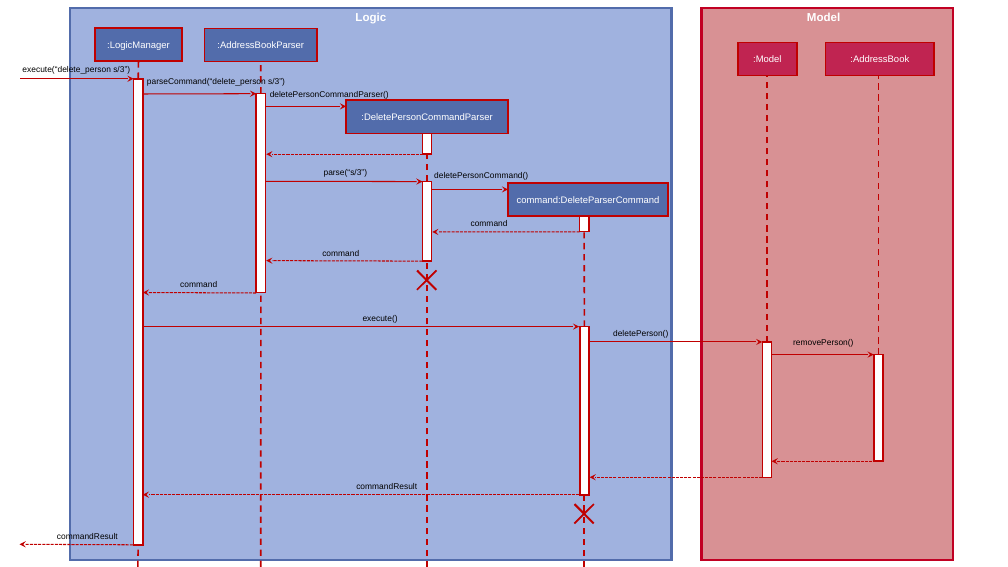
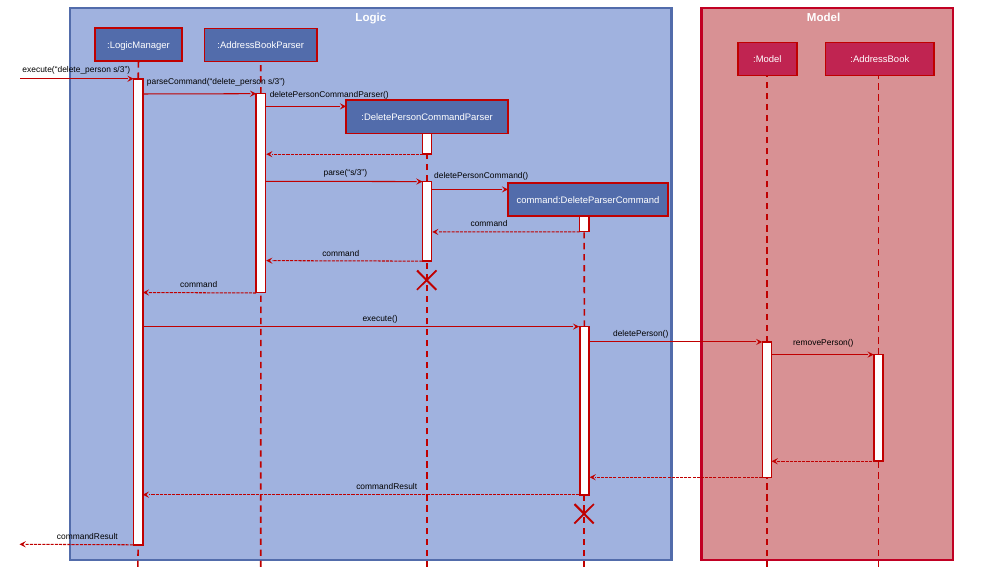
Before and after one commit to nus-cs2103-AY2021S2/tp, a slide deck: slide 1 of docs/diagrams/DeletePersonSequenceDiagram.pptx. Drawn at 1008x567 pixels with LibreOffice and Linux fonts; fonts in the diff are those of the drawing. Boxes give left, top, right and bottom in pixels: in the first picture for what was removed or moved away, otherwise in the second. Text is boxed around its words. In the diff, an @@ line names an element or a change of style, - is before the commit and + after.

```diff
--- a/docs/diagrams/DeletePersonSequenceDiagram.pptx
+++ b/docs/diagrams/DeletePersonSequenceDiagram.pptx
@@ line added from (768, 567) to (768, 477), #C00000 1.5 pt dashed @@
@@ line added from (879, 567) to (879, 461), #C00000 1.5 pt dashed @@
```
Also in this commit, not shown: 1 other file.
